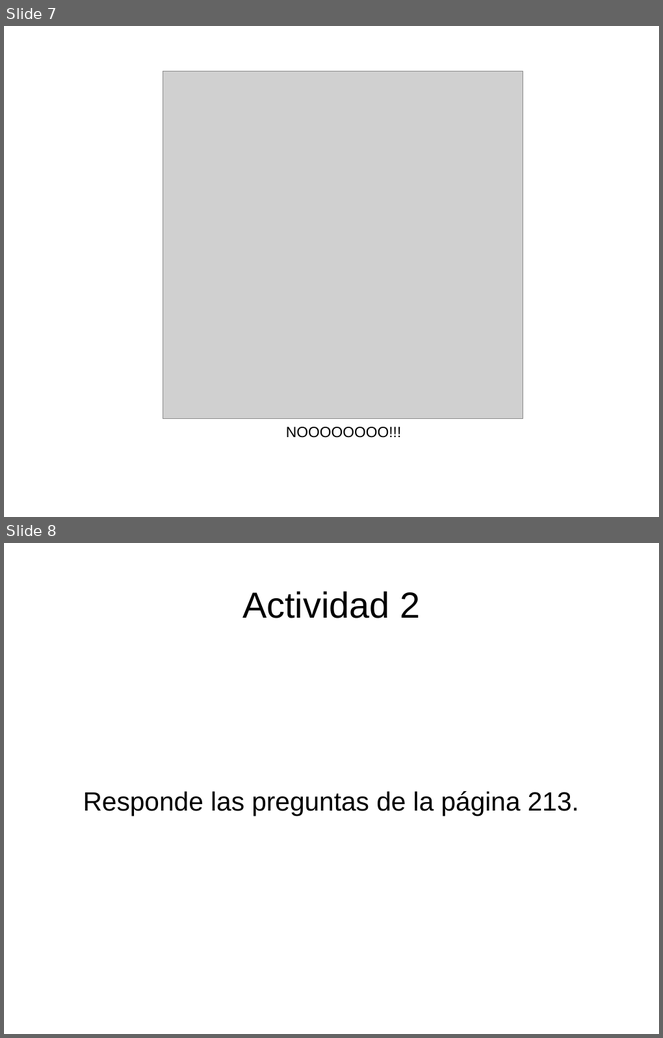
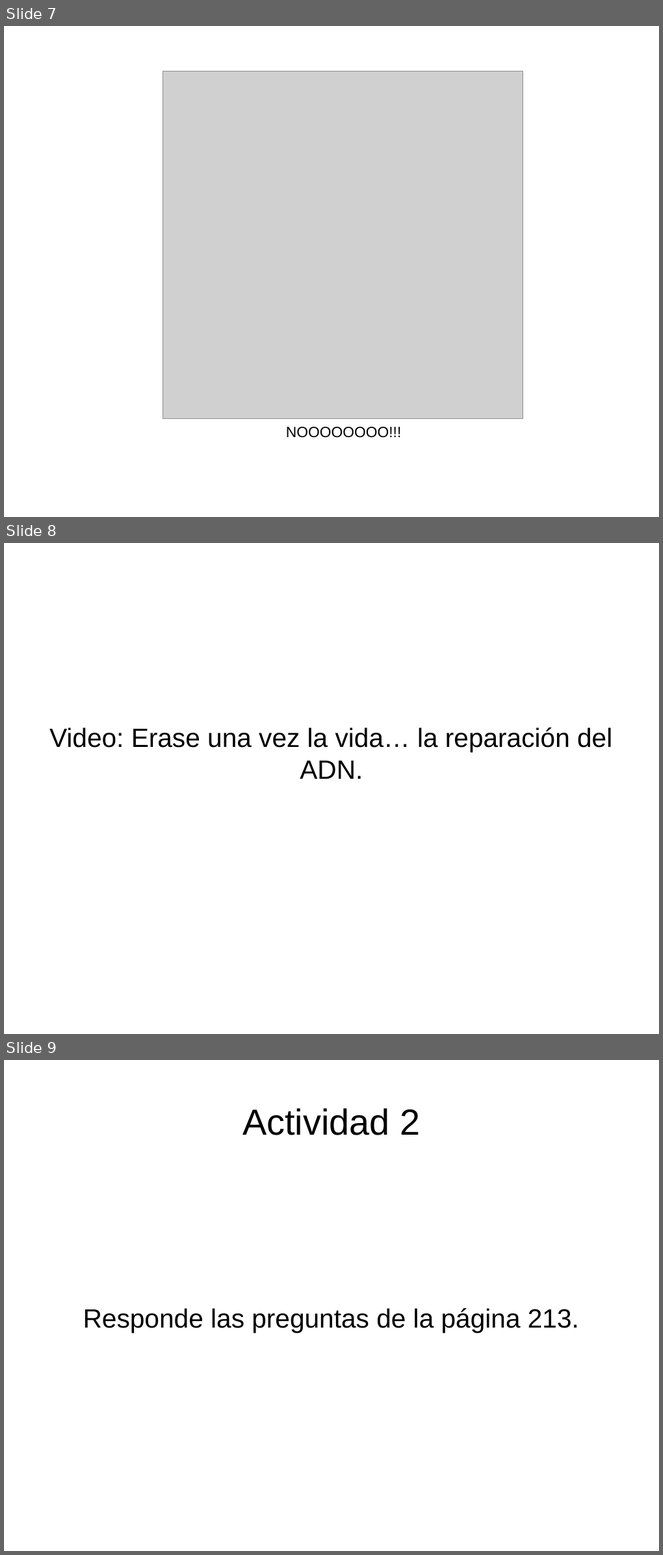
Before and after one commit to indicestudio/cienciasocultas, a slide deck: clases/biologia/4to_medio/clase1_material_genetico.odp. Shown one above the other, each under a label of ours: slides 7 and 8 before the commit, slides 7, 8 and 9 after it. The pictures are 663x1038 and 663x1555 pixels, drawn with LibreOffice and Linux fonts; fonts in the diff are those of the drawing; grey boxes stand for pictures. Boxes give left, top, right and bottom in pixels: in the first picture for what was removed or moved away, otherwise in the second. Text is boxed around its words. In the diff, an @@ line names an element or a change of style, - is before the commit and + after.

```diff
--- a/clases/biologia/4to_medio/clase1_material_genetico.odp
+++ b/clases/biologia/4to_medio/clase1_material_genetico.odp
@@ slide 8 added at (4,543,659,1034), background #FFFFFF @@
@@ subtitle added at (50,728,612,779), 32 pt, text #000000 @@
+Video: Erase una vez la vida… la reparación del ADN.
@@ what was slide 8 is now slide 9 @@
```
Also in this commit, not shown: 1 slide removed, 2 other files.
